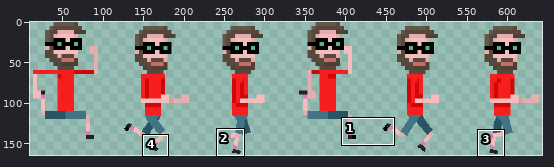
Two versions of one sprite sheet, frontend/src/game/assets/sprites/characters/martin/martin_run_right.png. Above, an overview of the earlier version with the close-up marked.
Close-up. Before the commit:
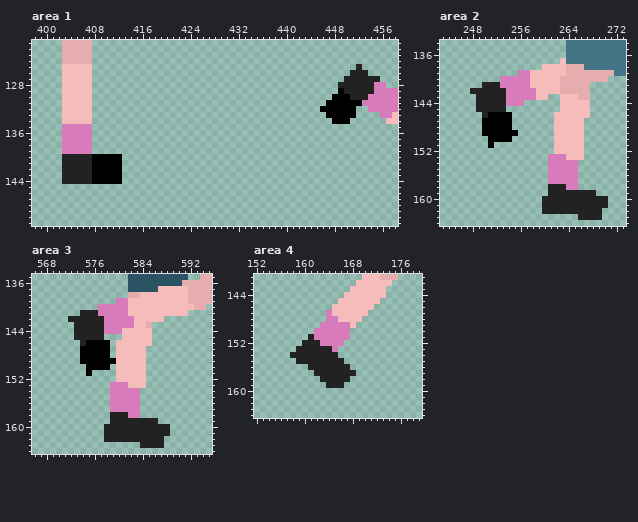
The file is 510x165 pixels. Shown: area 1: x 398..458, y 121..151; area 2: x 243..273, y 134..164; area 3: x 566..595, y 135..164; area 4: x 152..179, y 141..164. The old version is drawn lined up with the new one. The wide view leaves out empty margins. The commit also changed other parts of the picture, which this record leaves out.
After:
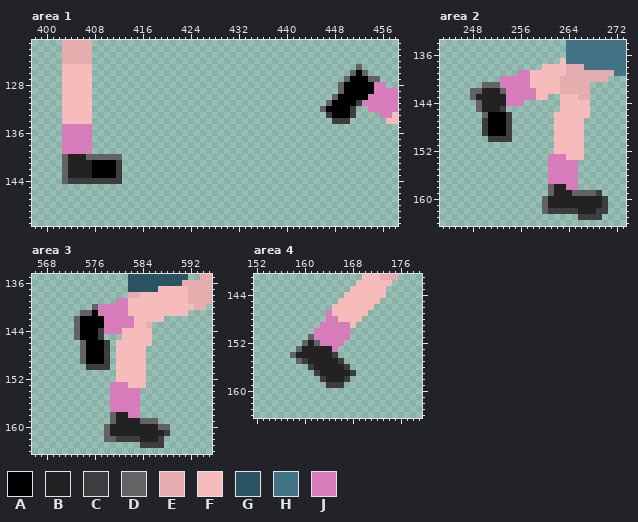
Palette (. is transparent): A #000000  B #232222  C #3d3d3d  D #636363  E #e5adad  F #f6bcbc  G #2a5463  H #427486  J #d77bba
Difference:
canvas 510x165 -> 648x165; drawings rearranged on the sheet (the old picture shows each at its new place)
Changed rows in their new state; - is an unchanged pixel.
Area 1:
first column x 446:
125 ------D---
126 -----DAD--
127 ----DAAADD
128 ---DAAAAA-
129 ---DAAAAA-
130 --D--AAA--
131 -D----C---
132 D----C----
133 -C---C----
134 --CCC-----
first column x 403:
140 D---DDDDDD
141 D--------C
142 D--------C
143 D--------C
144 DCCCCCCCCC
Area 2:
first column x 248:
141 --DDD---
142 DD---D--
143 D-------
144 -D------
145 -D---C--
146 --D---C-
147 --C---C-
148 --C---C-
149 --C---C.
150 ---CCCC-
151 ---.----
first column x 260:
158 -D---------
159 -D---DDDDC-
160 D---------C
161 D---------C
162 DCCCCC---CC
163 ------CCCC-
Area 3:
first column x 572:
140 ----D---
141 --DDA---
142 .DAAAA--
143 -DAAAA--
144 -DAAAC--
145 -DAAAC--
146 --D---C-
147 --D---C-
148 --D---C-
149 --D---C.
150 ---CCCC-
151 ---.----
first column x 578:
158 -D---------
159 -D----DDD--
160 D--------DD
161 D---------C
162 DDCCCC---C-
163 ------CCCC-
Area 4:
first column x 158:
151 ---D-------
152 --D-D------
153 -D---------
154 D------C---
155 -DC-----C--
156 ---C-----C-
157 ----C-----C
158 -----C---C-
159 ------CCC--
Where, in picture pixels (left, top, right, bottom), the same in both close-ups:
changed: (320, 64, 380, 124)
changed: (62, 154, 122, 184)
changed: (470, 82, 518, 148)
changed: (542, 184, 608, 220)
changed: (68, 304, 116, 376)
changed: (104, 412, 170, 448)
changed: (290, 334, 356, 388)
